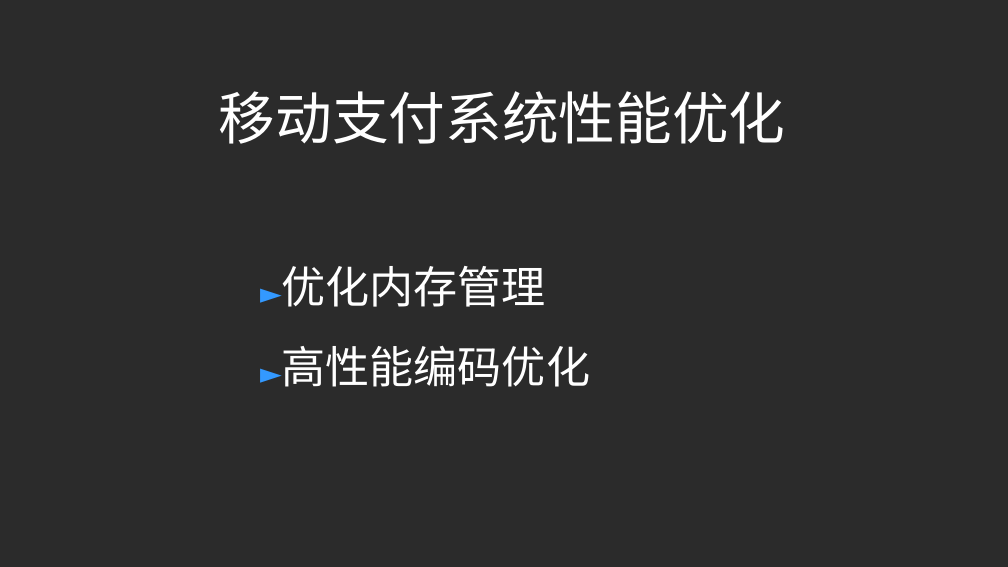
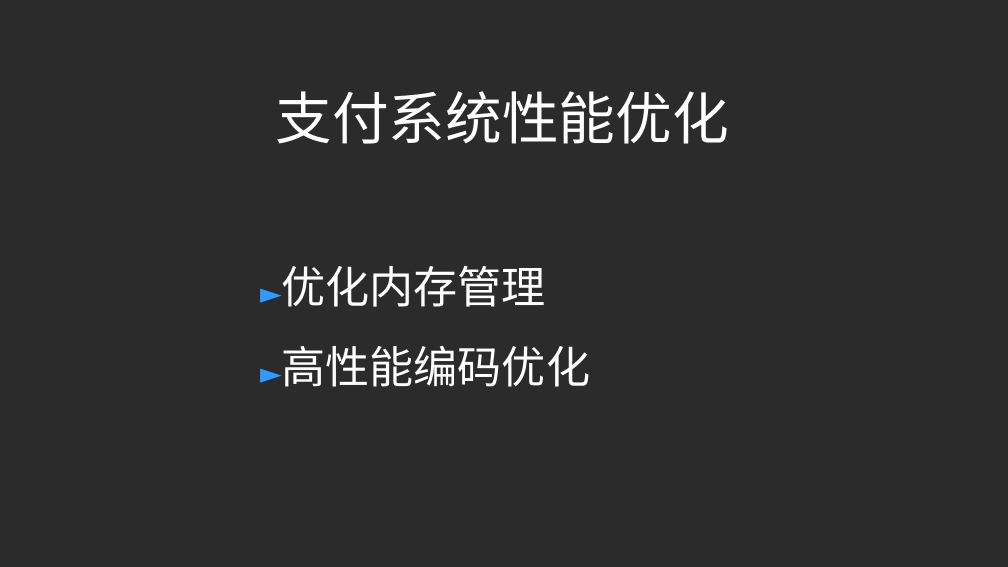
Before and after one commit to liuchangfa/workplace, a slide deck: slide 14 of training/Git/Git.ppt (slide 21 before the commit). Drawn at 1008x567 pixels with LibreOffice and Linux fonts; fonts in the diff are those of the drawing; background and template pictures are left out; a plain dark background stands for a picture behind light text. Boxes give left, top, right and bottom in pixels: in the first picture for what was removed or moved away, otherwise in the second. Text is boxed around its words. In the diff, an @@ line names an element or a change of style, - is before the commit and + after.

```diff
--- a/training/Git/Git.ppt
+++ b/training/Git/Git.ppt
@@ title at [275, 91, 729, 144]: text changed @@
-移动支付系统性能优化
+支付系统性能优化
```
Also in this commit, not shown: 4 other slides changed, 4 slides added, 14 slides removed, 1 other file.
